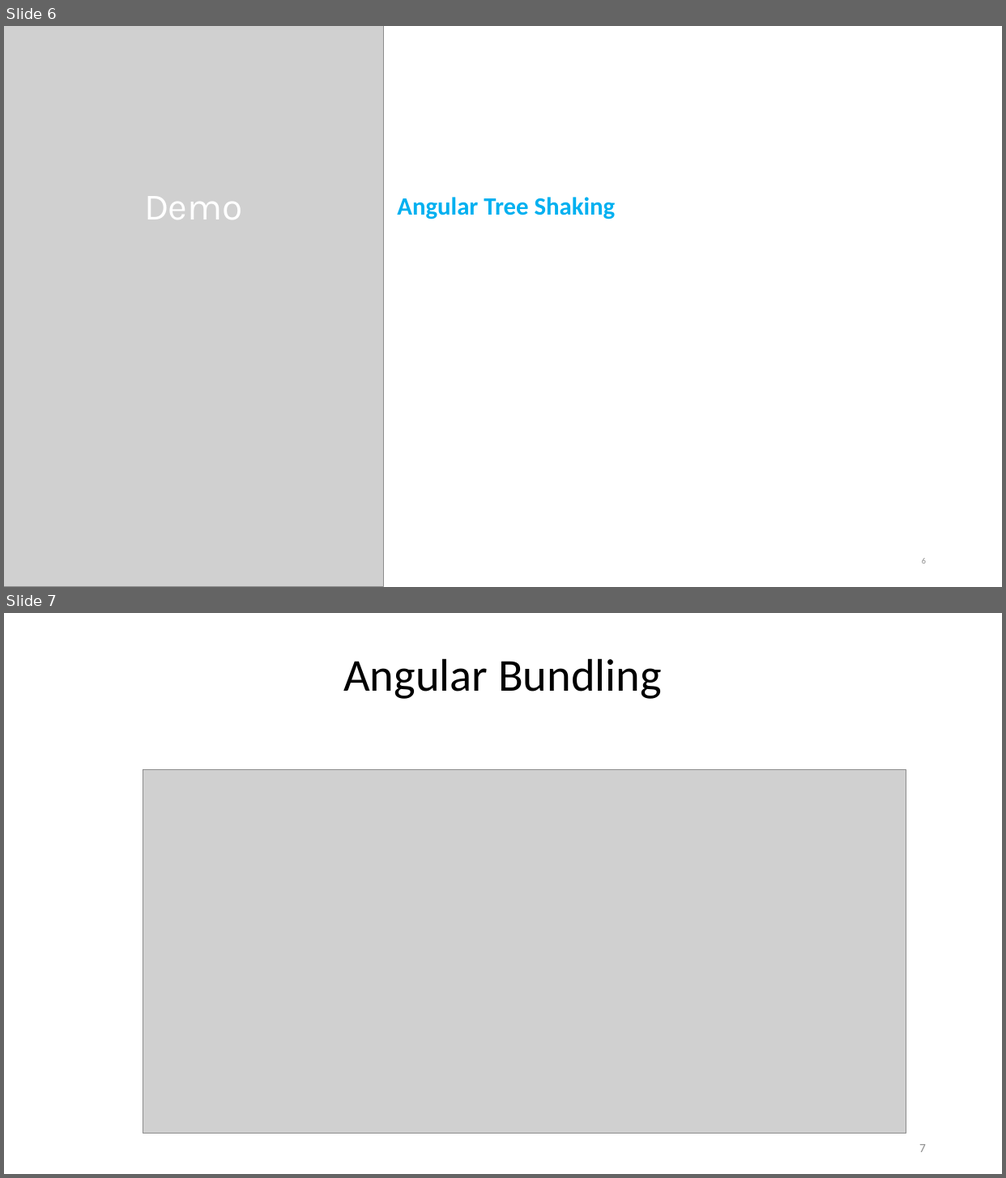
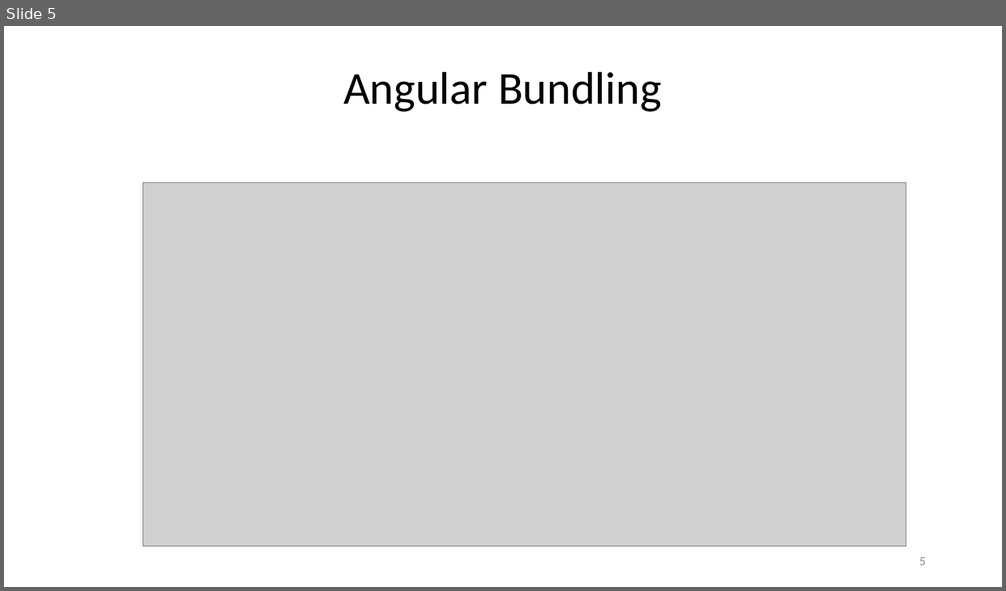
Before and after one commit to StevenJoseph19/Coforge-Angular14-July-2023, a slide deck: Day 12/Slides/2. Angular 14 Deployment/angular-14-deployment-slides.pptx. Shown one above the other, each under a label of ours: slides 6 and 7 before the commit, slide 5 after it. The pictures are 1006x1178 and 1006x591 pixels, drawn with LibreOffice and Linux fonts; fonts in the diff are those of the drawing; grey boxes stand for pictures. Boxes give left, top, right and bottom in pixels: in the first picture for what was removed or moved away, otherwise in the second. Text is boxed around its words. In the diff, an @@ line names an element or a change of style, - is before the commit and + after.

```diff
--- a/Day 12/Slides/2. Angular 14 Deployment/angular-14-deployment-slides.pptx
+++ b/Day 12/Slides/2. Angular 14 Deployment/angular-14-deployment-slides.pptx
@@ slide 6 removed at (x1=4, y1=26, x2=1002, y2=587), background #FFFFFF @@
@@ picture removed at (x1=4, y1=26, x2=384, y2=587) @@
@@ text removed at (x1=144, y1=196, x2=243, y2=220) @@
-Demo
@@ text removed at (x1=397, y1=197, x2=616, y2=220) @@
-Angular Tree Shaking
@@ page number removed at (x1=922, y1=558, x2=926, y2=564) @@
-6
@@ what was slide 7 is now slide 5 @@
@@ page number at (x1=919, y1=557, x2=926, y2=565): text changed @@
-7
+5
```
Also in this commit, not shown: 1 other slide removed, 3 other files.
